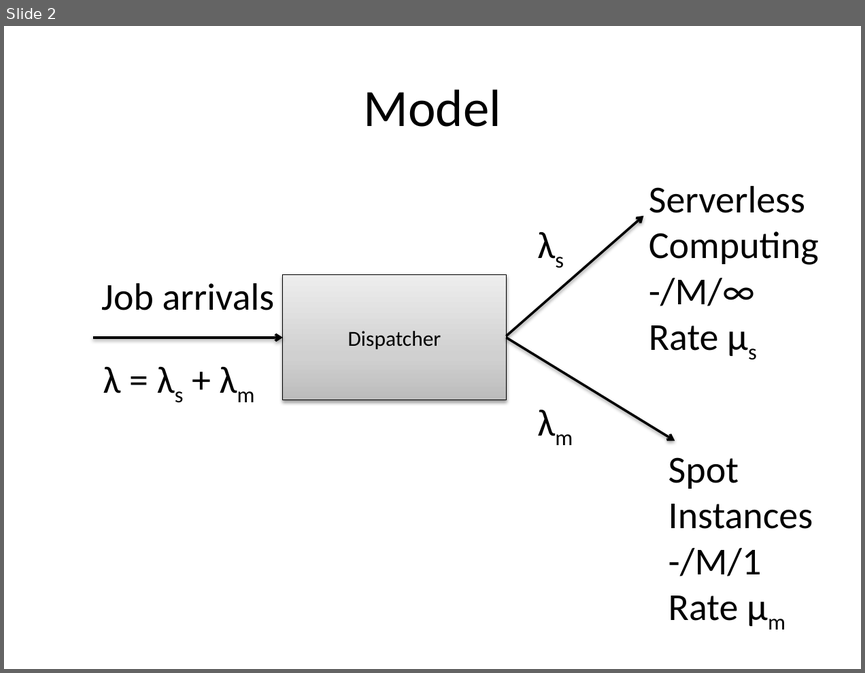
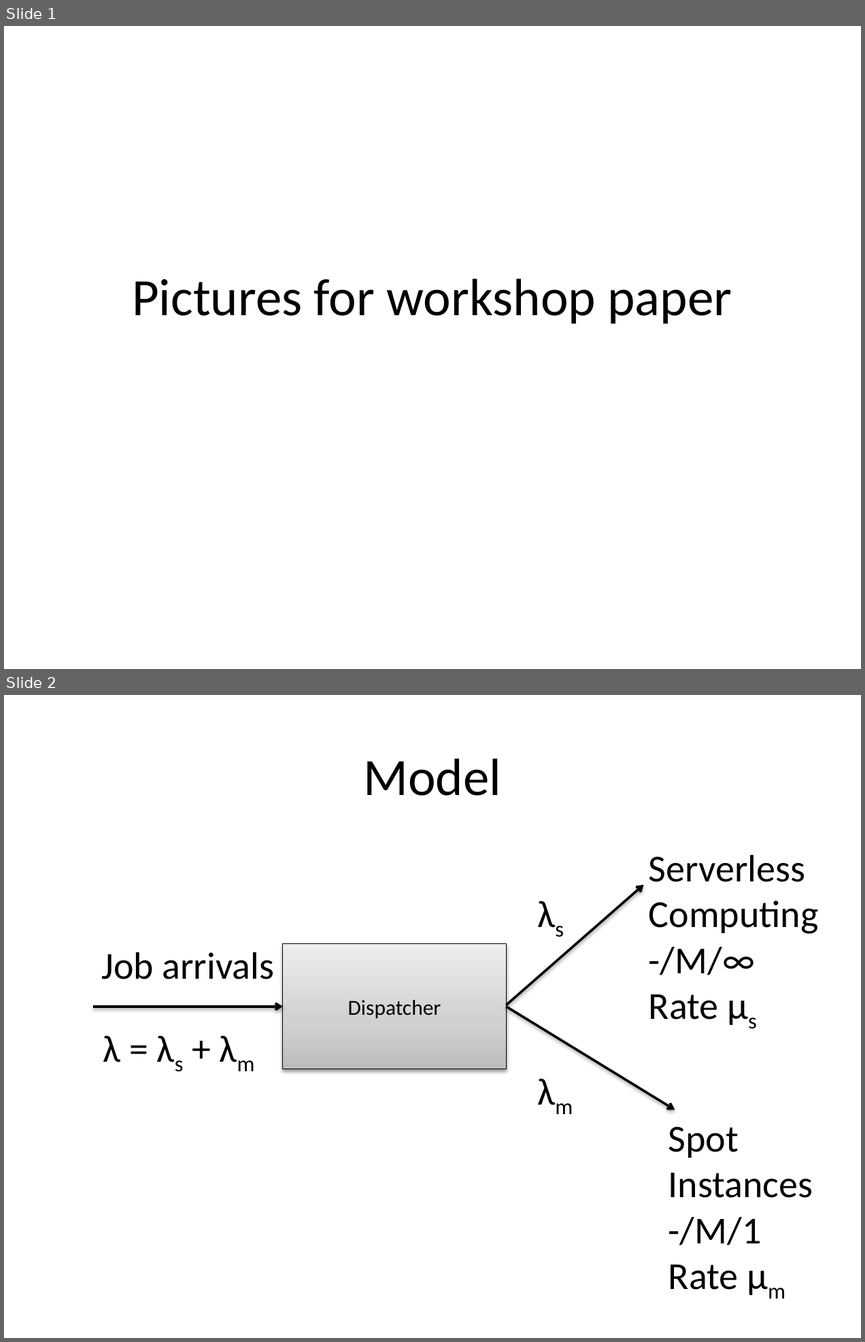
Before and after one commit to kvm2116/pricing, a slide deck: pictures.pptx. Shown one above the other, each under a label of ours: slide 2 before the commit, slides 1 and 2 after it. The pictures are 865x673 and 865x1342 pixels, drawn with LibreOffice and Linux fonts; fonts in the diff are those of the drawing. Boxes give left, top, right and bottom in pixels: in the first picture for what was removed or moved away, otherwise in the second. Text is boxed around its words. In the diff, an @@ line names an element or a change of style, - is before the commit and + after.

```diff
--- a/pictures.pptx
+++ b/pictures.pptx
@@ slide 1 added at bbox=[4, 26, 861, 669], background #FFFFFF @@
@@ title added at bbox=[132, 278, 732, 324], 44 pt, text #000000 @@
+Pictures for workshop paper
```
Also in this commit, not shown: 2 other slides added, 1 slide removed, 25 other files.
